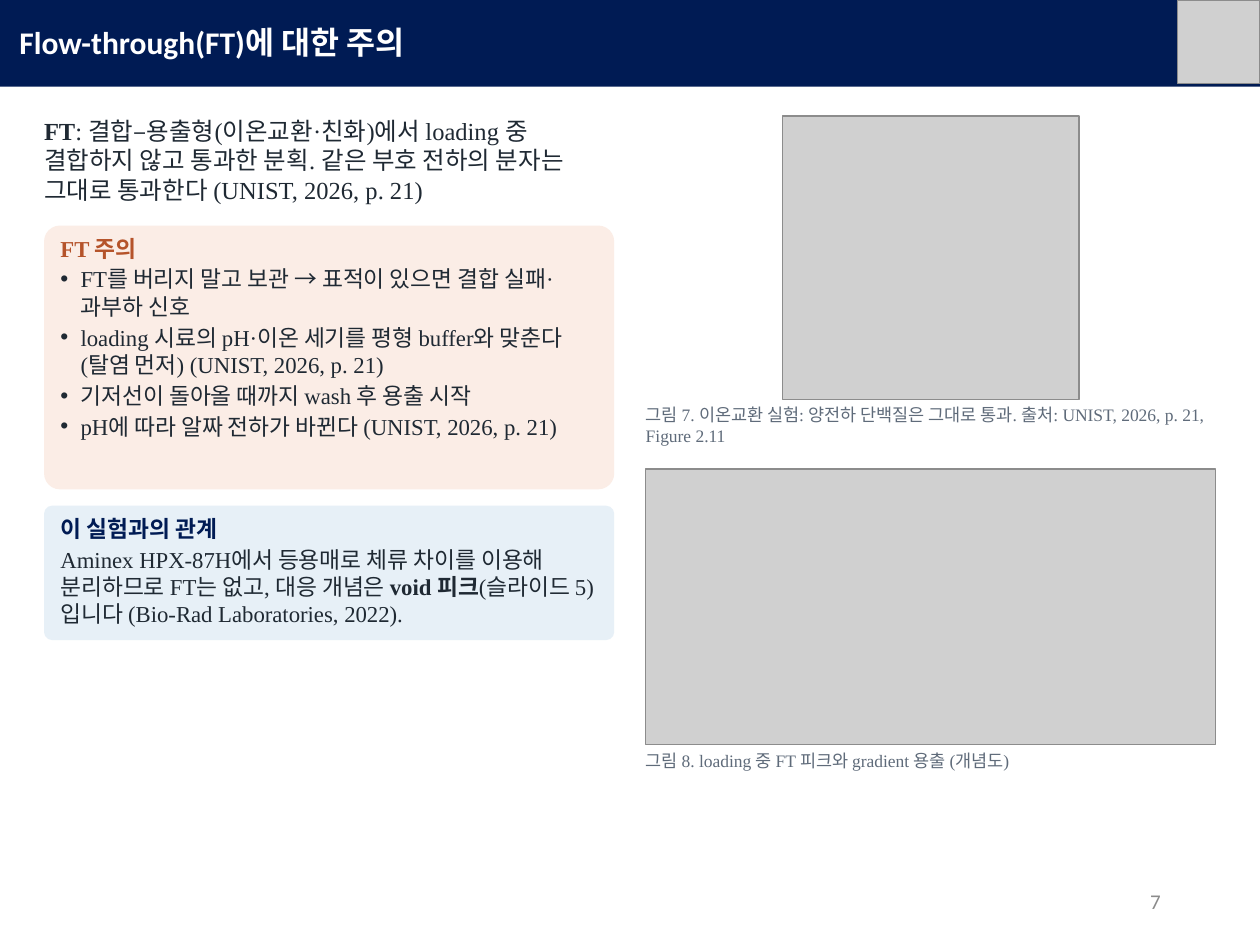
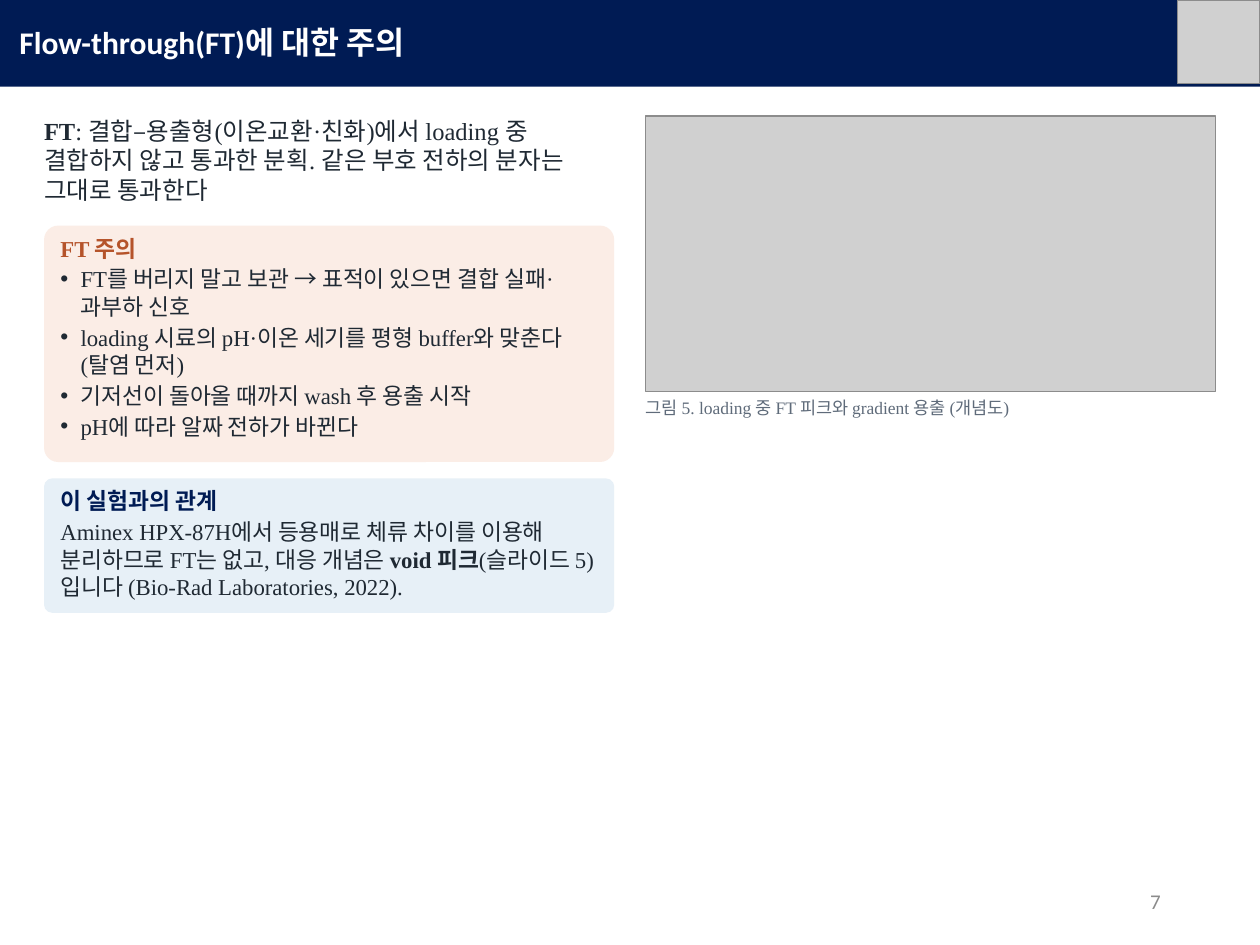
Before and after one commit to mingyu221/office, a slide deck: slide 7 of HPLC_formate_slides_KO.pptx. Drawn at 1260x945 pixels with LibreOffice and Linux fonts; fonts in the diff are those of the drawing; grey boxes stand for pictures. Boxes give left, top, right and bottom in pixels: in the first picture for what was removed or moved away, otherwise in the second. Text is boxed around its words. In the diff, an @@ line names an element or a change of style, - is before the commit and + after.

```diff
--- a/HPLC_formate_slides_KO.pptx
+++ b/HPLC_formate_slides_KO.pptx
@@ text at box(44, 119, 564, 201): text changed @@
-FT: 결합–용출형(이온교환·친화)에서 loading 중 결합하지 않고 통과한 분획. 같은 부호 전하의 분자는 그대로 통과한다 (UNIST, 2026, p. 21)
+FT: 결합–용출형(이온교환·친화)에서 loading 중 결합하지 않고 통과한 분획. 같은 부호 전하의 분자는 그대로 통과한다
@@ picture: place and size @@
-picture at box(782, 116, 1079, 399)
+picture at box(645, 116, 1216, 392)
@@ rounded rectangle: place and size @@
-rounded rectangle at box(44, 226, 615, 489)
+rounded rectangle at box(44, 226, 615, 462)
@@ text at box(81, 327, 563, 378): text changed @@
-• loading 시료의 pH·이온 세기를 평형 buffer와 맞춘다(탈염 먼저) (UNIST, 2026, p. 21)
+• loading 시료의 pH·이온 세기를 평형 buffer와 맞춘다(탈염 먼저)
@@ text at box(81, 416, 359, 440): text changed @@
-• pH에 따라 알짜 전하가 바뀐다 (UNIST, 2026, p. 21)
+• pH에 따라 알짜 전하가 바뀐다
@@ text at box(646, 399, 1010, 417): text changed @@
-그림 7. 이온교환 실험: 양전하 단백질은 그대로 통과. 출처: UNIST, 2026, p. 21, Figure 2.11
+그림 5. loading 중 FT 피크와 gradient 용출 (개념도)
@@ rounded rectangle: place and size @@
-rounded rectangle at box(44, 505, 615, 640)
+rounded rectangle at box(44, 479, 615, 614)
@@ picture removed at box(645, 469, 1216, 745) @@
@@ text "이 실험과의 관계": place and size @@
-text "이 실험과의 관계" at box(60, 517, 594, 627)
+text "이 실험과의 관계" at box(60, 489, 594, 600)
@@ text removed at box(646, 752, 1010, 771) @@
-그림 8. loading 중 FT 피크와 gradient 용출 (개념도)
```
Also in this commit, not shown: 11 other slides changed, 3 other files.
